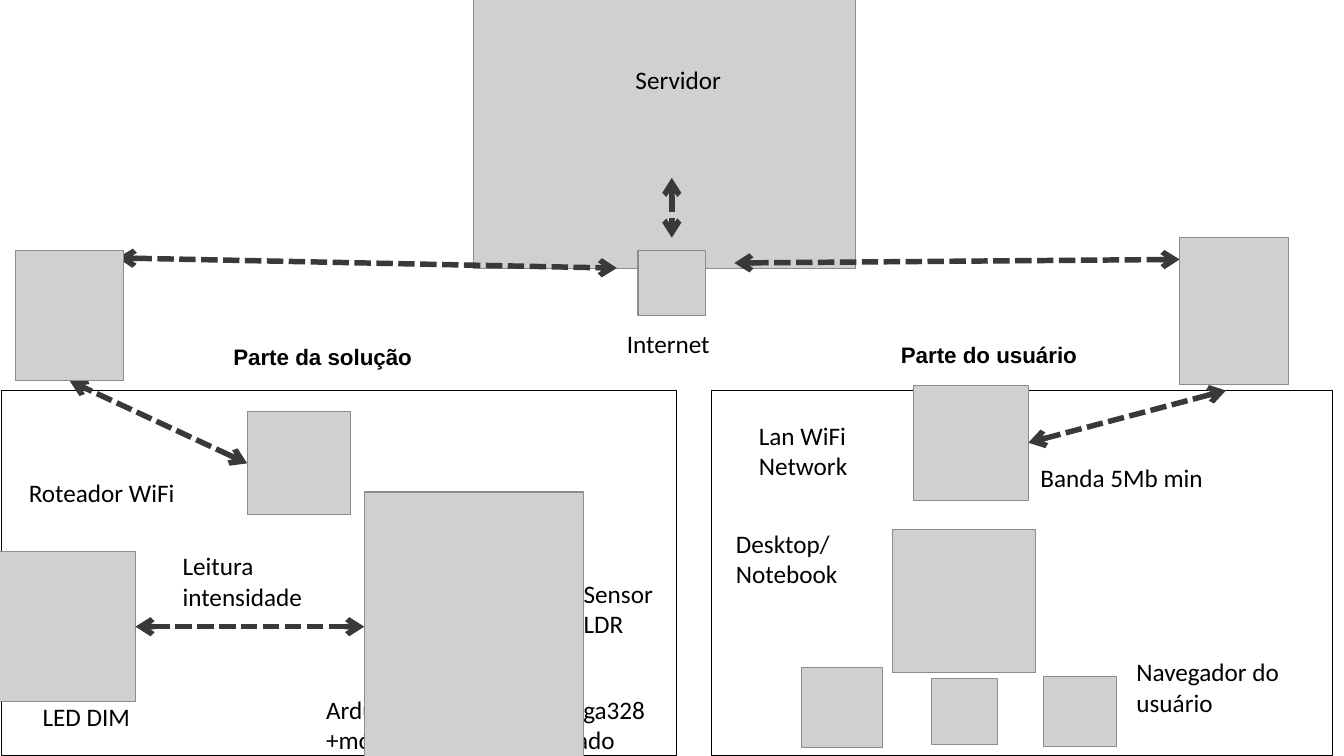
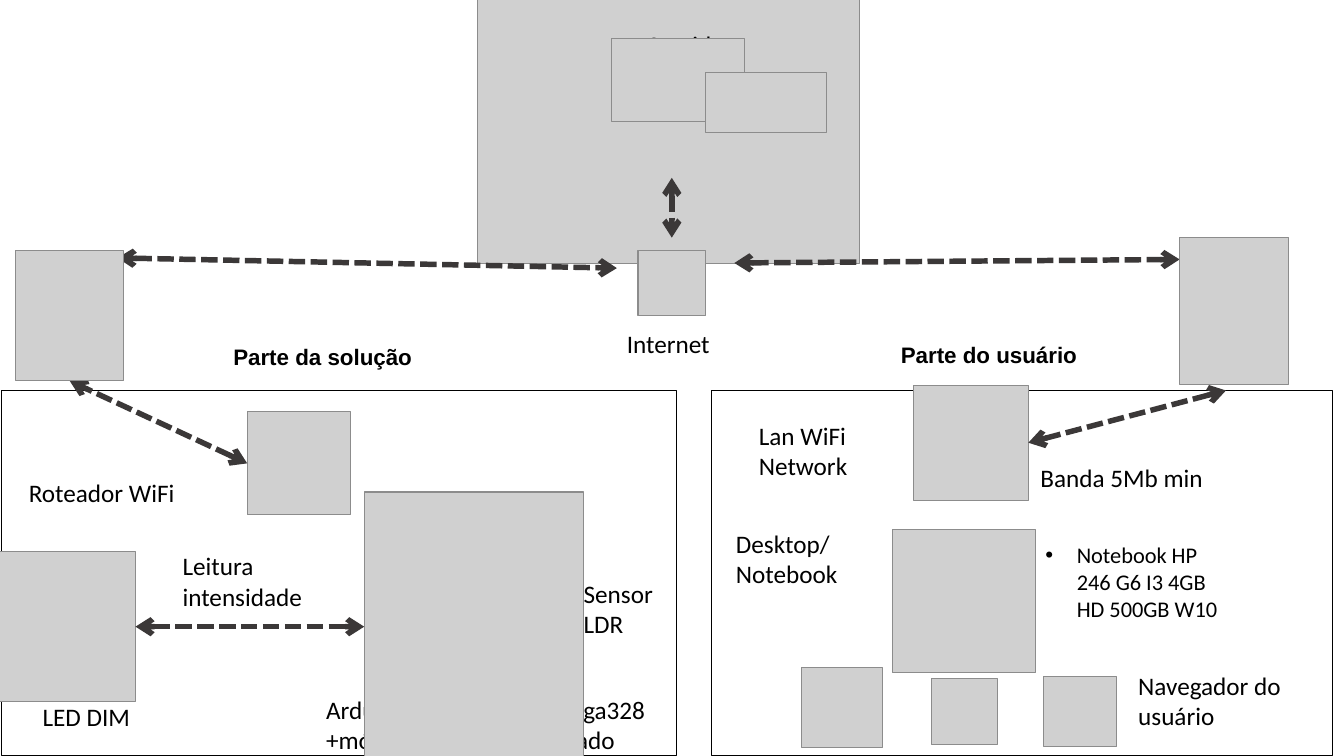
Before and after one commit to Luiza-Bezerra/grupo-02-ccoa-20201, a slide deck: slide 1 of projeto/Documentos/LLD.pptx. Drawn at 1344x756 pixels with LibreOffice and Linux fonts; fonts in the diff are those of the drawing; grey boxes stand for pictures. Boxes give left, top, right and bottom in pixels: in the first picture for what was removed or moved away, otherwise in the second. Text is boxed around its words. In the diff, an @@ line names an element or a change of style, - is before the commit and + after.

```diff
--- a/projeto/Documentos/LLD.pptx
+++ b/projeto/Documentos/LLD.pptx
@@ picture: place and size @@
-picture at (474, 0, 856, 268)
+picture at (478, 0, 860, 264)
@@ text "Servidor" rewrapped from (635, 71, 720, 89) to (648, 36, 733, 39) @@
@@ picture added at (611, 38, 744, 121) @@
@@ picture added at (706, 73, 827, 133) @@
@@ text added at (1077, 547, 1218, 617), 16 pt, text #000000 @@
+• Notebook HP 246 G6 I3 4GB HD 500GB W10
@@ text "Navegador do usuário": place and size @@
-text "Navegador do usuário" at (1136, 663, 1279, 713)
+text "Navegador do usuário" at (1138, 677, 1281, 726)
```
Also in this commit, not shown: 1 other file.
